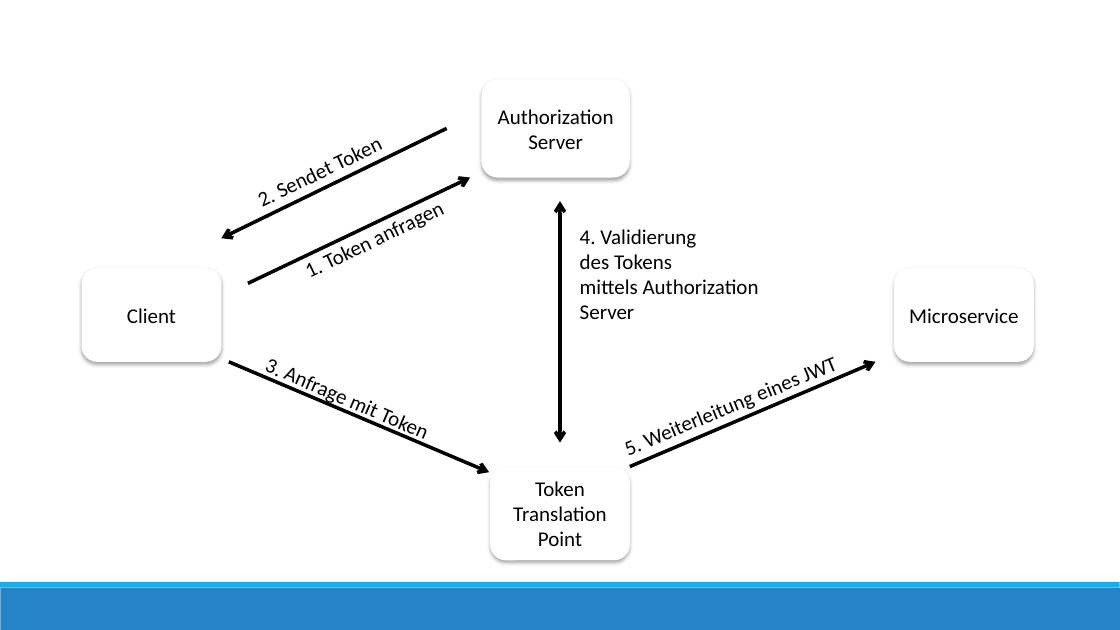
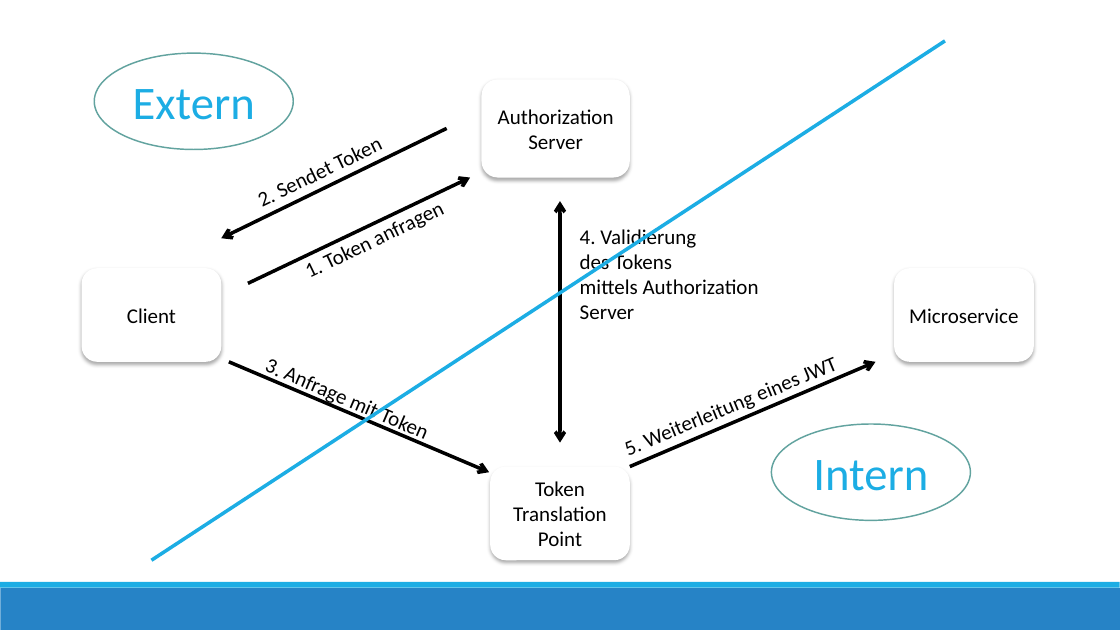
Before and after one commit to abcshmedu/pbl-bugproducer-pbl, a slide deck: slide 4 of pbl-bugprod.pptx. Drawn at 1120x630 pixels with LibreOffice and Linux fonts; fonts in the diff are those of the drawing. Boxes give left, top, right and bottom in pixels: in the first picture for what was removed or moved away, otherwise in the second. Text is boxed around its words. In the diff, an @@ line names an element or a change of style, - is before the commit and + after.

```diff
--- a/pbl-bugprod.pptx
+++ b/pbl-bugprod.pptx
@@ ellipse added at [94, 53, 293, 150], fill #FFFFFF, outline #62A39F 1.25 pt, 40 pt, text #1CADE4 @@
+Extern
@@ line added from (151, 560) to (945, 41), #1CADE4 3 pt @@
@@ ellipse added at [771, 424, 970, 521], fill #FFFFFF, outline #62A39F 1.25 pt, 40 pt, text #1CADE4 @@
+Intern
```
Also in this commit, not shown: 1 other slide changed.
